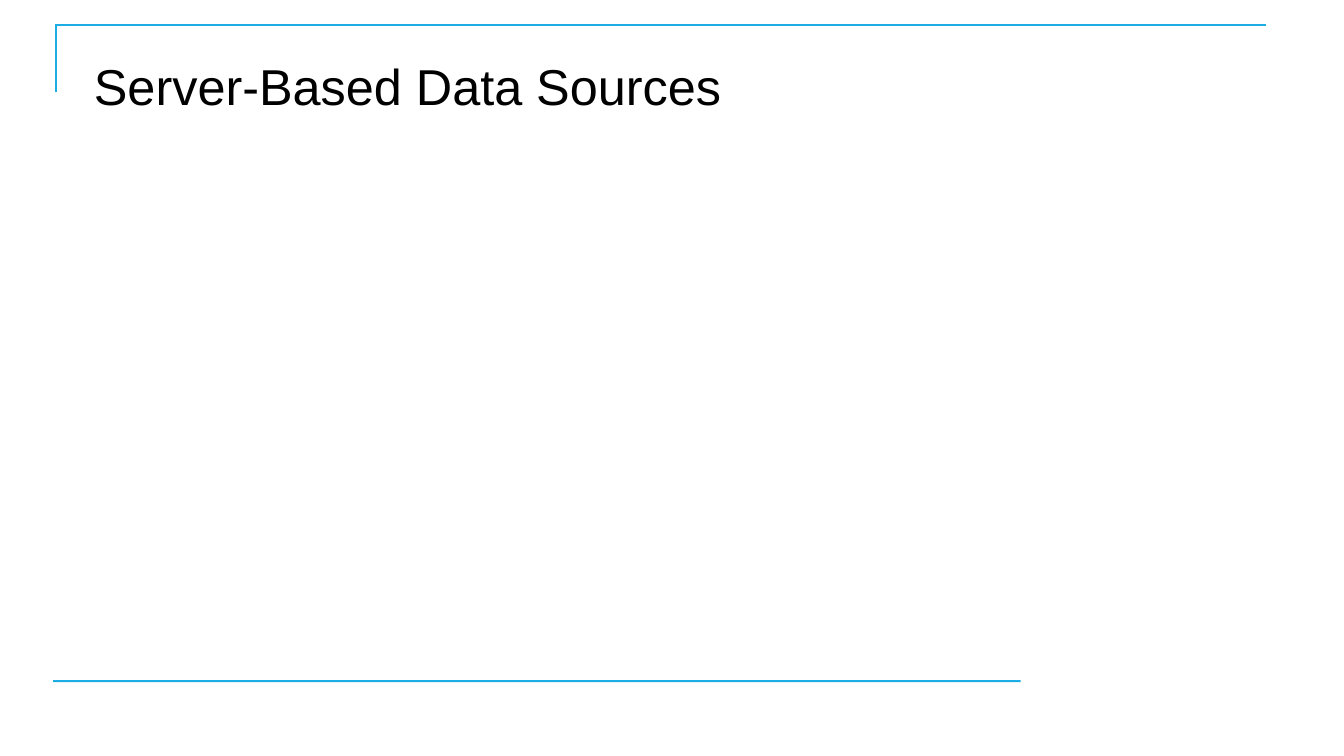
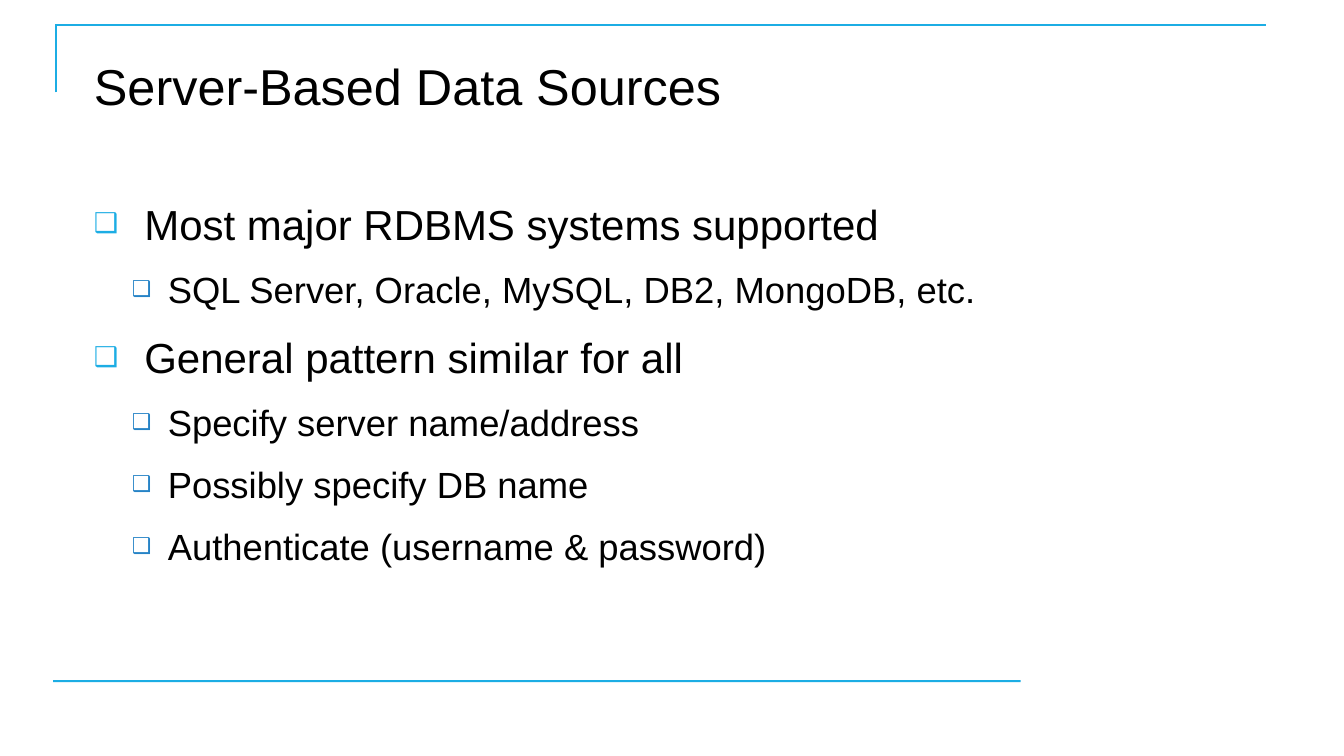
Before and after one commit to CostelloTechnicalConsulting/XTBP10---Tableau-Prep-Introduction, a slide deck: slide 19 of ppt/TableauPrepBuilderIntroV1_1.pptx. Drawn at 1344x756 pixels with LibreOffice and Linux fonts; fonts in the diff are those of the drawing; background and template pictures are left out. Boxes give left, top, right and bottom in pixels: in the first picture for what was removed or moved away, otherwise in the second. Text is boxed around its words. In the diff, an @@ line names an element or a change of style, - is before the commit and + after.

```diff
--- a/ppt/TableauPrepBuilderIntroV1_1.pptx
+++ b/ppt/TableauPrepBuilderIntroV1_1.pptx
@@ text added at (144,209,976,567), 26 pt, text #000000 @@
+❑ Most major RDBMS systems supported
+  ❑ SQL Server, Oracle, MySQL, DB2, MongoDB, etc.
+❑ General pattern similar for all
+  ❑ Specify server name/address
+  ❑ Possibly specify DB name
+  ❑ Authenticate (username & password)
```
Also in this commit, not shown: 1 other slide changed, 4 slides added, 2 slides removed.
